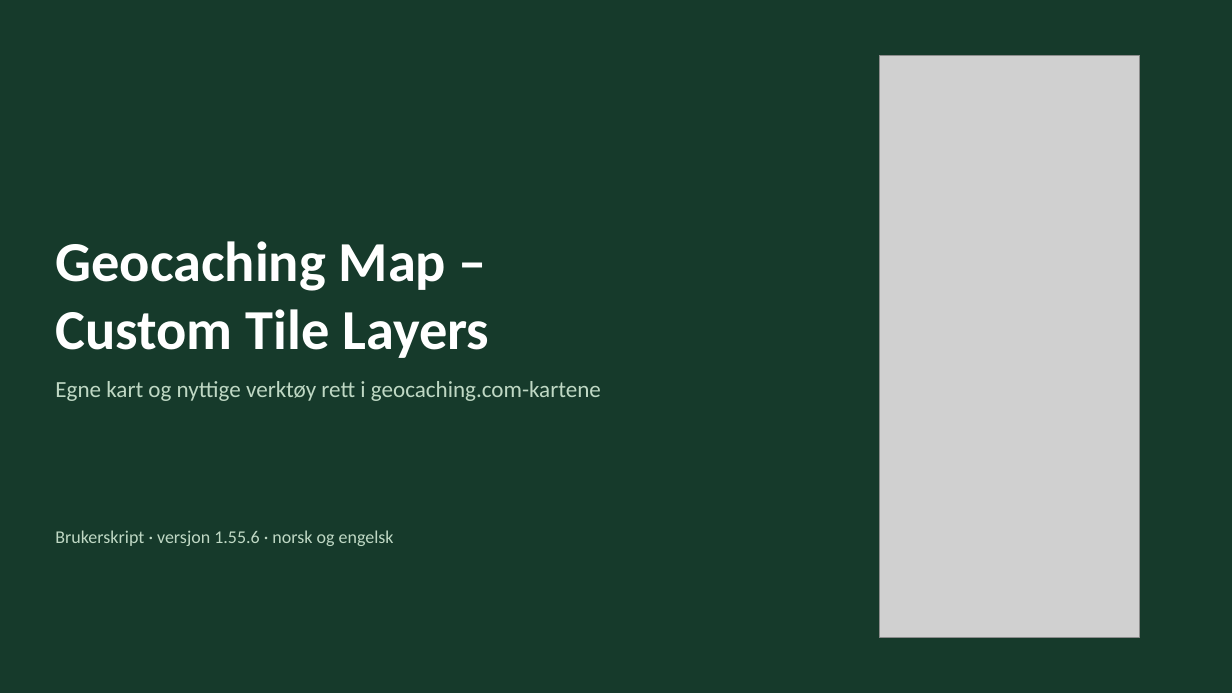
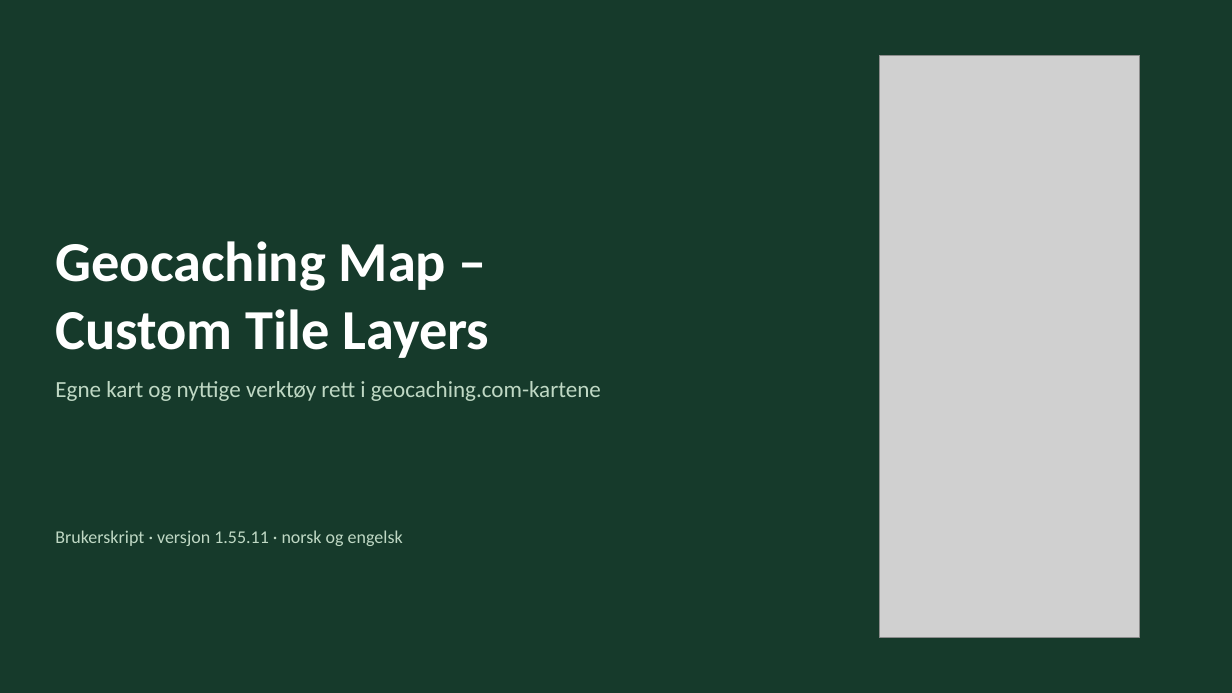
Before and after one commit to knutos/custom-tiles, a slide deck: slide 1 of docs/Geocaching-Map-Custom-Tile-Layers-Presentasjon.pptx. Drawn at 1232x693 pixels with LibreOffice and Linux fonts; fonts in the diff are those of the drawing; grey boxes stand for pictures. Boxes give left, top, right and bottom in pixels: in the first picture for what was removed or moved away, otherwise in the second. Text is boxed around its words. In the diff, an @@ line names an element or a change of style, - is before the commit and + after.

```diff
--- a/docs/Geocaching-Map-Custom-Tile-Layers-Presentasjon.pptx
+++ b/docs/Geocaching-Map-Custom-Tile-Layers-Presentasjon.pptx
@@ text at (55,530,403,546): text changed @@
-Brukerskript · versjon 1.55.6 · norsk og engelsk
+Brukerskript · versjon 1.55.11 · norsk og engelsk
```
Also in this commit, not shown: 16 other slides changed, 9 other files.
